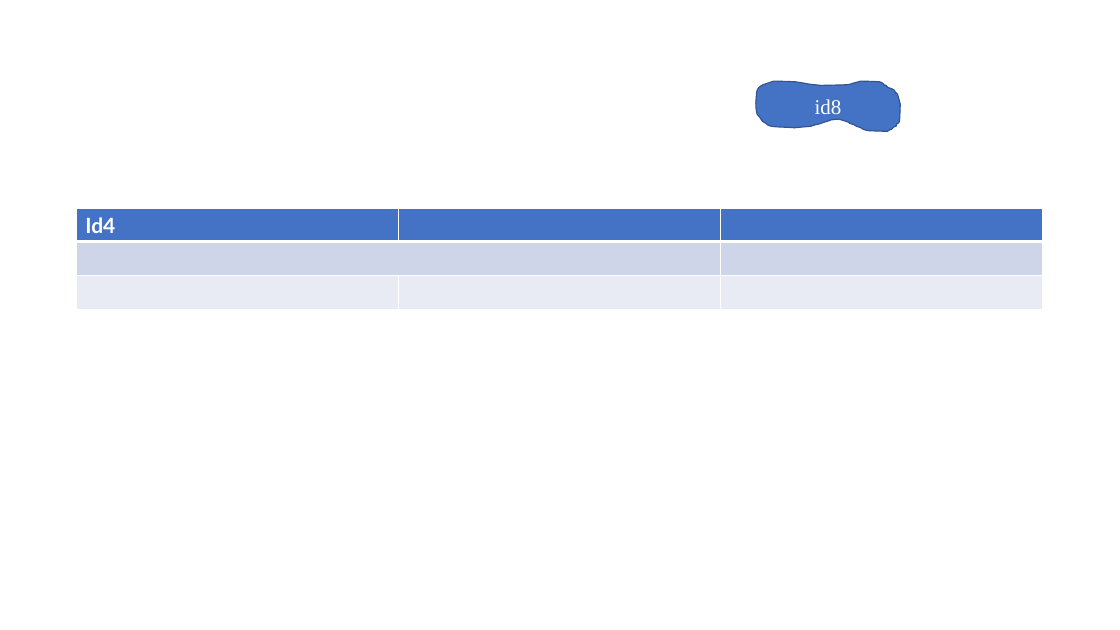
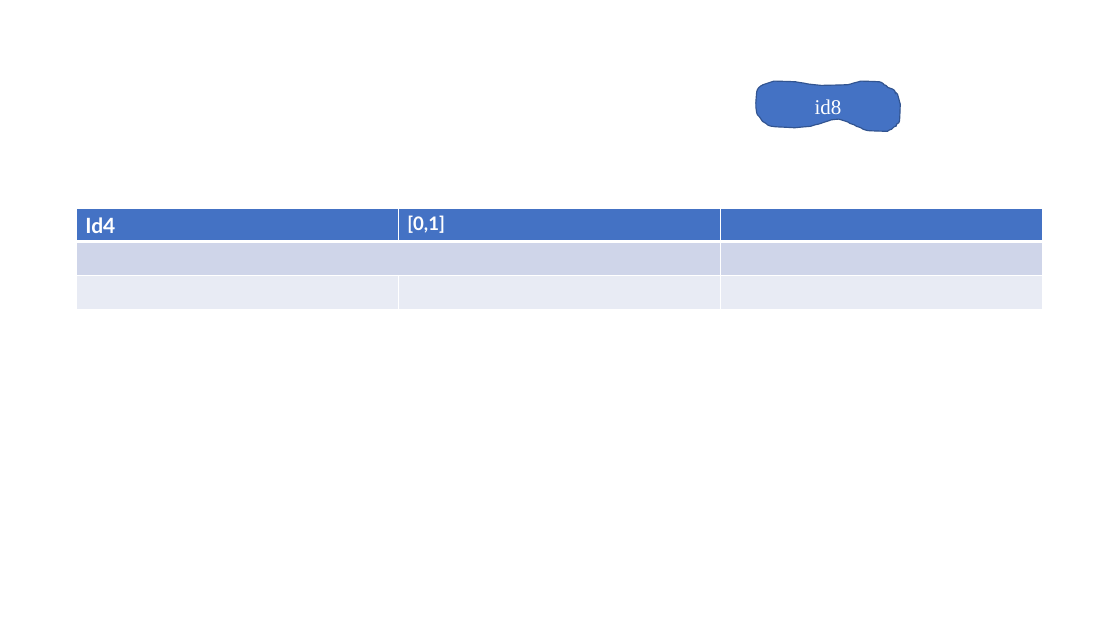
Before and after one commit to ShapeCrawler/ShapeCrawler, a slide deck: slide 2 of ShapeCrawler.Tests.Unit/Resource/001.pptx. Drawn at 1120x630 pixels with LibreOffice and Linux fonts; fonts in the diff are those of the drawing; background and template pictures are left out. Boxes give left, top, right and bottom in pixels: in the first picture for what was removed or moved away, otherwise in the second. Text is boxed around its words. In the diff, an @@ line names an element or a change of style, - is before the commit and + after.

```diff
--- a/ShapeCrawler.Tests.Unit/Resource/001.pptx
+++ b/ShapeCrawler.Tests.Unit/Resource/001.pptx
@@ table at [77,208,1043,310] @@
-row 1, column 2: 
+row 1, column 2: [0,1]
```
Also in this commit, not shown: 49 other files.
